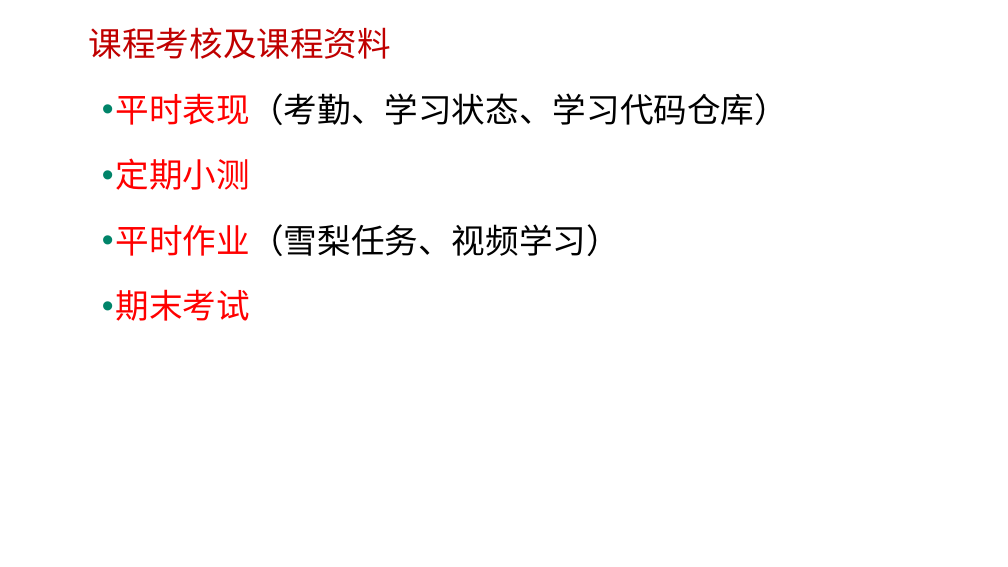
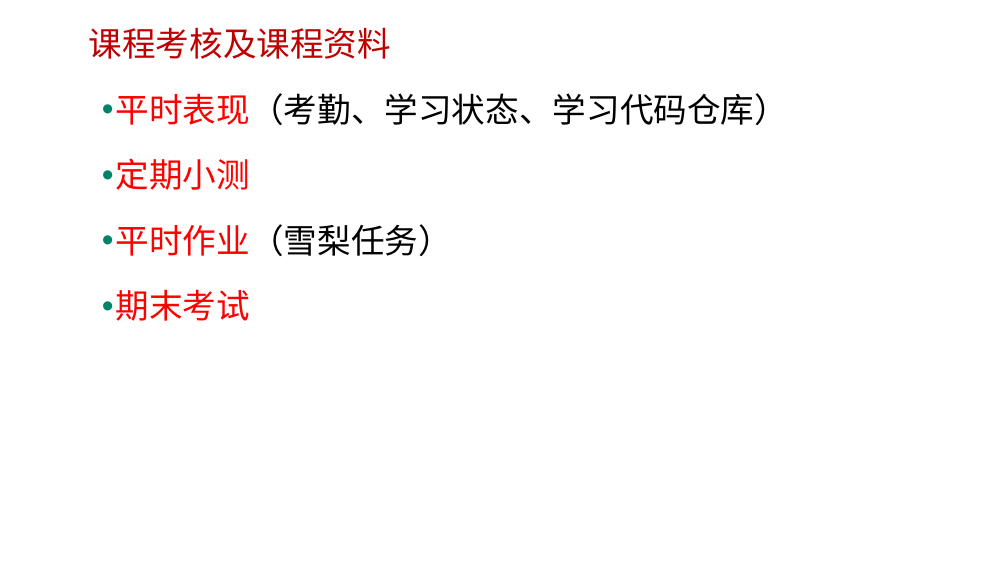
Before and after one commit to edu2act/course-javascript-advanced, a slide deck: slide 11 of 课程PPT/01.JavaScript发展历程及语言特点.pptx. Drawn at 1008x567 pixels with LibreOffice and Linux fonts; fonts in the diff are those of the drawing; background and template pictures are left out. Boxes give left, top, right and bottom in pixels: in the first picture for what was removed or moved away, otherwise in the second. Text is boxed around its words. In the diff, an @@ line names an element or a change of style, - is before the commit and + after.

```diff
--- a/课程PPT/01.JavaScript发展历程及语言特点.pptx
+++ b/课程PPT/01.JavaScript发展历程及语言特点.pptx
@@ text at [116,224,452,256]: text changed @@
-• 平时作业（雪梨任务、视频学习）
+• 平时作业（雪梨任务）
```
Also in this commit, not shown: 4 other slides changed, 1 other file.
